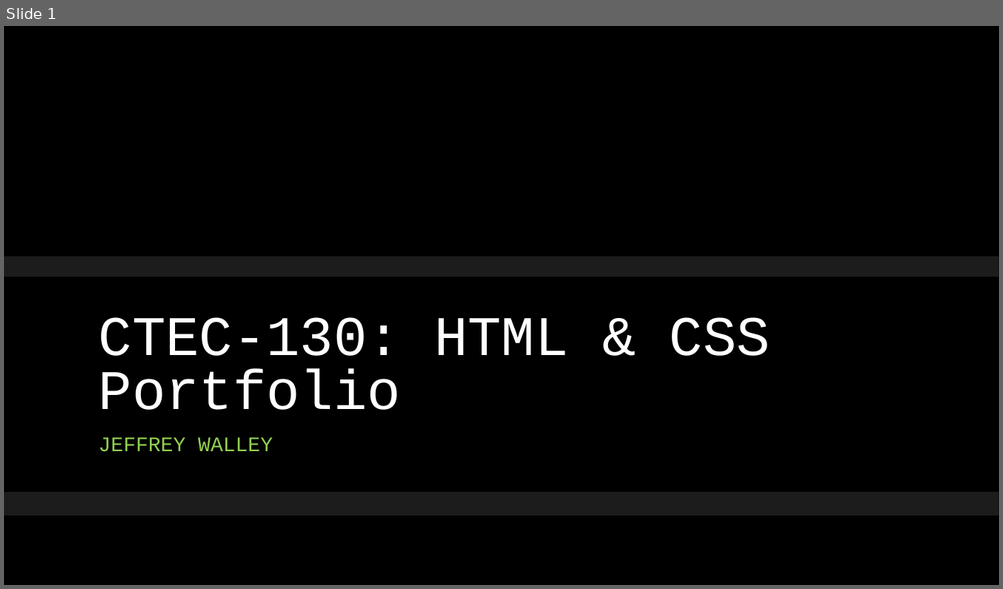
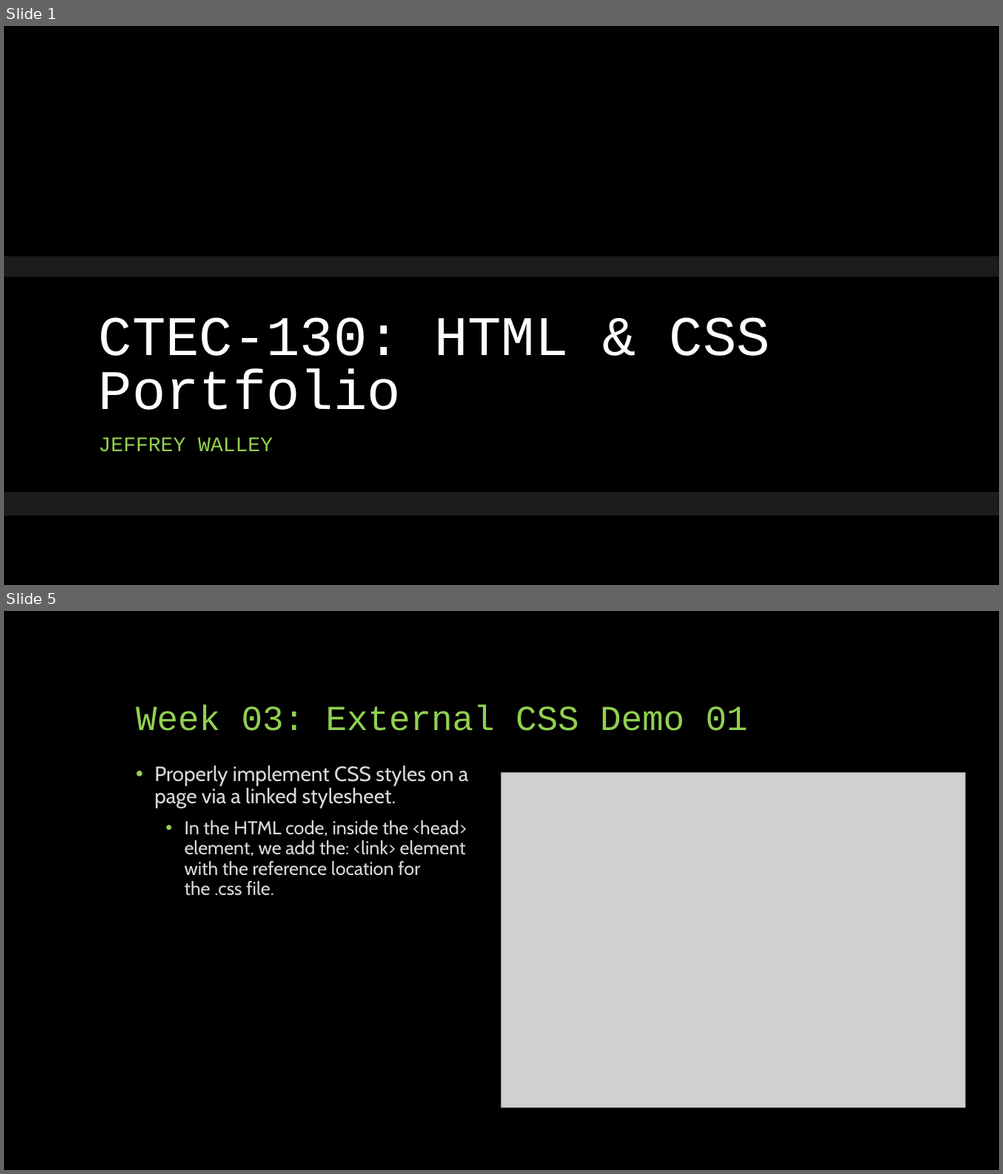
Before and after one commit to Ploppa-Smurph/ctec130_html, a slide deck: wk07/130portfolio_midterm.pptx. Shown one above the other, each under a label of ours: slide 1 before the commit, slides 1 and 5 after it; the slides between them are not shown. The pictures are 1003x589 and 1003x1174 pixels, drawn with LibreOffice and Linux fonts; fonts in the diff are those of the drawing; grey boxes stand for pictures; background and template pictures are left out. Boxes give left, top, right and bottom in pixels: in the first picture for what was removed or moved away, otherwise in the second. Text is boxed around its words. In the diff, an @@ line names an element or a change of style, - is before the commit and + after.

```diff
--- a/wk07/130portfolio_midterm.pptx
+++ b/wk07/130portfolio_midterm.pptx
@@ slide 5 added at [4,611,999,1170], background #000000 @@
@@ title added at [136,704,748,731], 34 pt, text #92D050 @@
+Week 03: External CSS Demo 01
@@ text added at [154,766,468,896], 18 pt, text #D9D9D9 @@
+• Properly implement CSS styles on a page via a linked stylesheet.
+  • In the HTML code, inside the <head> element, we add the: <link> element with the reference location for the .css file.
@@ picture added at [502,773,965,1109] @@
```
Also in this commit, not shown: 1 slide changed, 12 other slides added, 9 slides removed, 28 other files.
